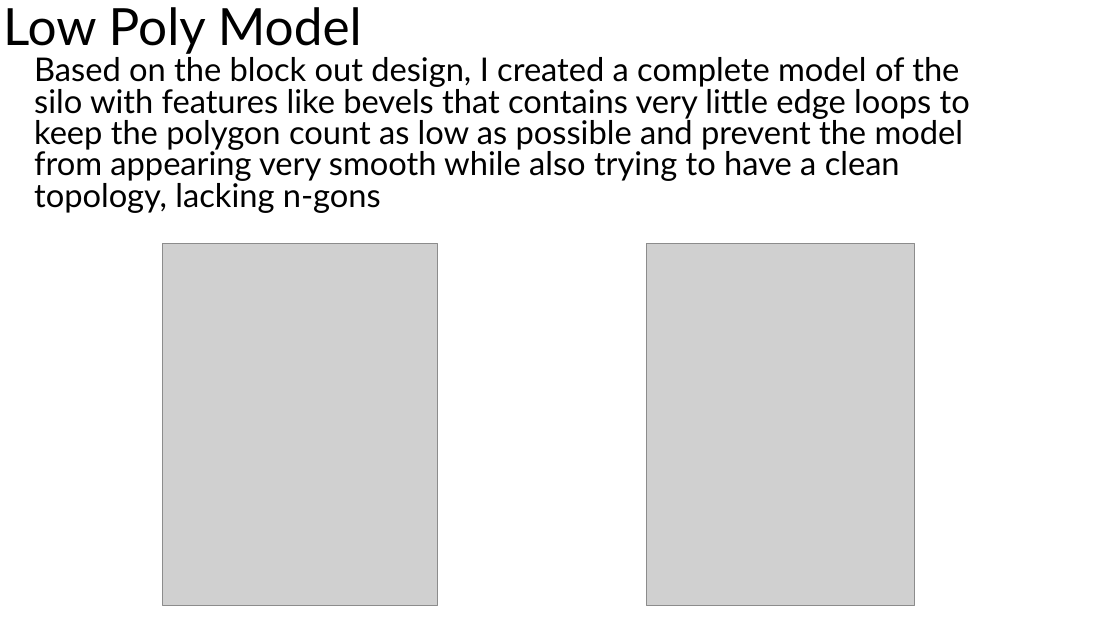
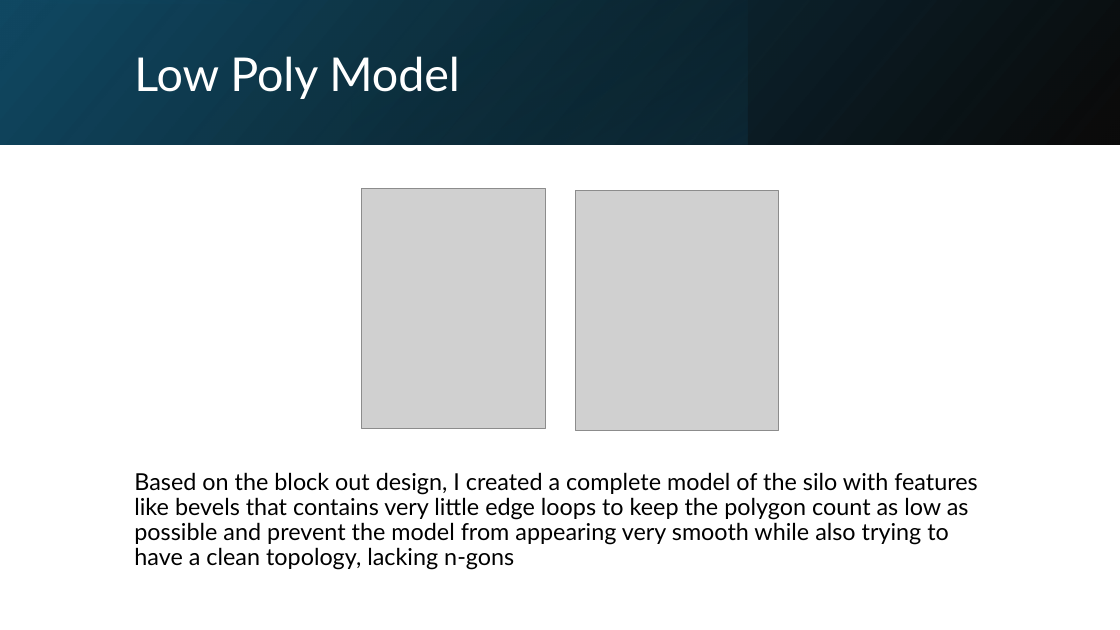
Before and after one commit to ClayJ27/Modelling, a slide deck: slide 4 of Modelling portfolio.pptx. Drawn at 1120x630 pixels with LibreOffice and Linux fonts; fonts in the diff are those of the drawing; grey boxes stand for pictures. Boxes give left, top, right and bottom in pixels: in the first picture for what was removed or moved away, otherwise in the second. Text is boxed around its words. In the diff, an @@ line names an element or a change of style, - is before the commit and + after.

```diff
--- a/Modelling portfolio.pptx
+++ b/Modelling portfolio.pptx
@@ rectangle added at bbox=[0, 0, 1120, 145], fill gradient #000000 to #104862 @@
@@ rectangle added at bbox=[0, 0, 1120, 145], fill gradient #156082 to #000000 @@
@@ title "Low Poly Model": place and size @@
-title "Low Poly Model" at bbox=[3, 7, 362, 54]
+title "Low Poly Model" at bbox=[134, 56, 460, 99]
@@ title "Low Poly Model" at bbox=[134, 56, 460, 99]: size 44 to 40 pt, text colour #000000 to #FFFFFF @@
@@ rectangle added at bbox=[352, 0, 748, 145], fill gradient #156082 to #0B3041 @@
@@ picture: place and size @@
-picture at bbox=[646, 244, 915, 606]
+picture at bbox=[361, 188, 545, 429]
@@ picture: place and size @@
-picture at bbox=[163, 244, 438, 606]
+picture at bbox=[576, 191, 778, 431]
@@ text "Based on the block out ...": place and size @@
-text "Based on the block out ..." at bbox=[34, 53, 970, 213]
+text "Based on the block out ..." at bbox=[134, 472, 977, 570]
@@ text "Based on the block out ..." at bbox=[134, 472, 977, 570]: size 28 to 20 pt; line spacing 0.8 to 0.9 @@
```
Also in this commit, not shown: 3 other slides changed, 4 slides added.
